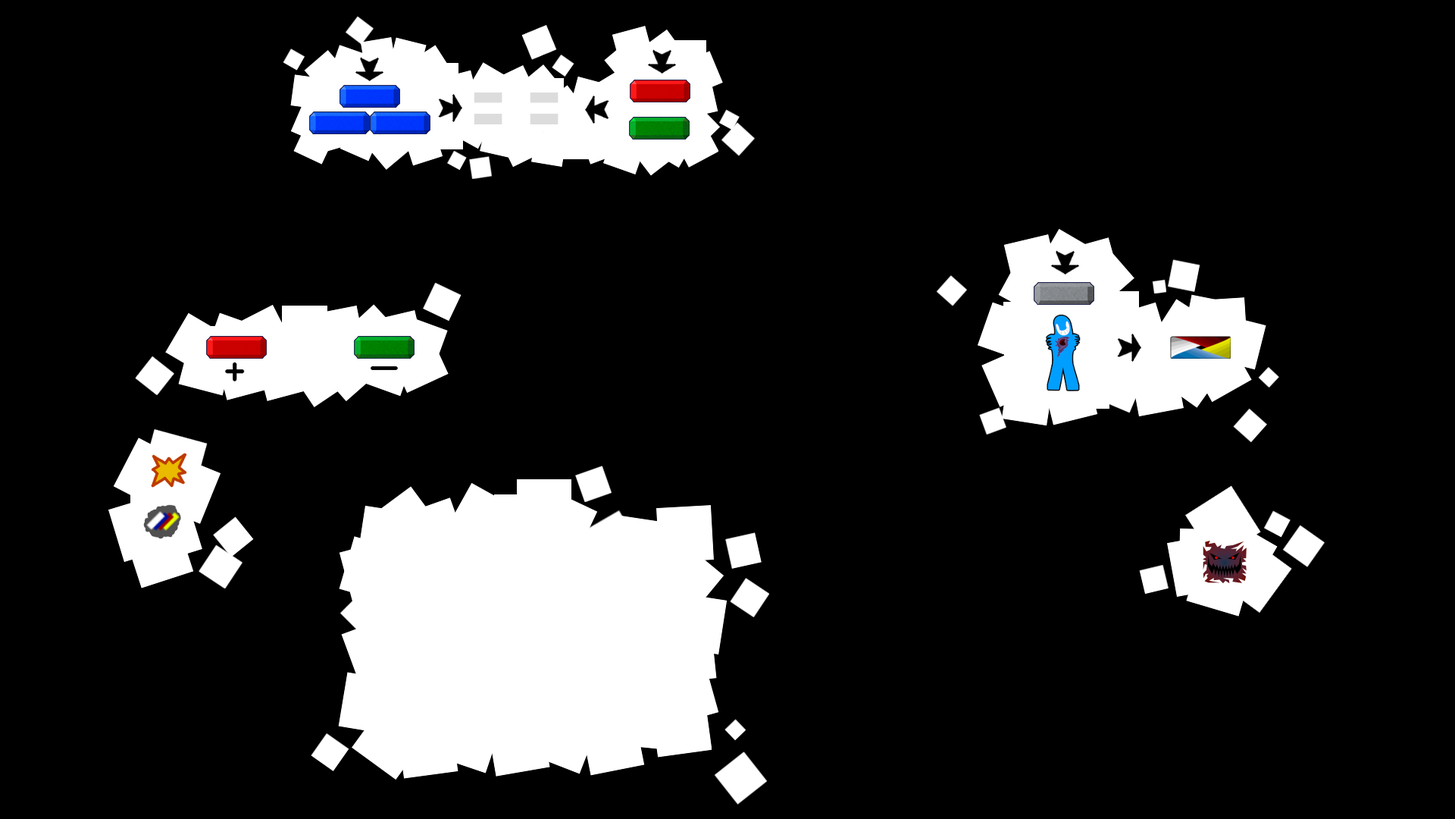
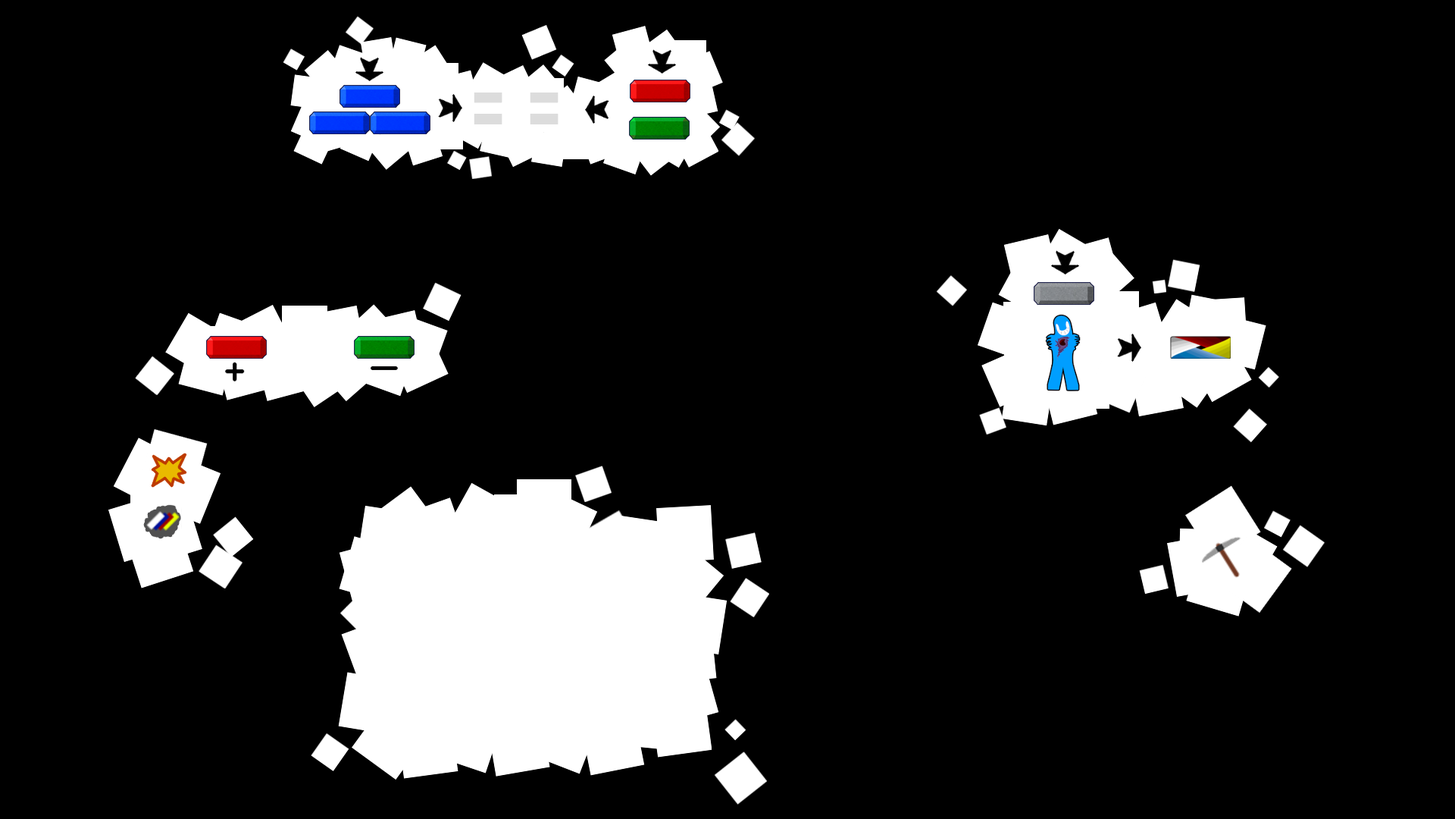
Revision of a layered w=1455, h=819 image; what changed, layer by layer:
renamed "KillCommand" to "PickAxe", painted on it over box(1201, 535, 1247, 584)
